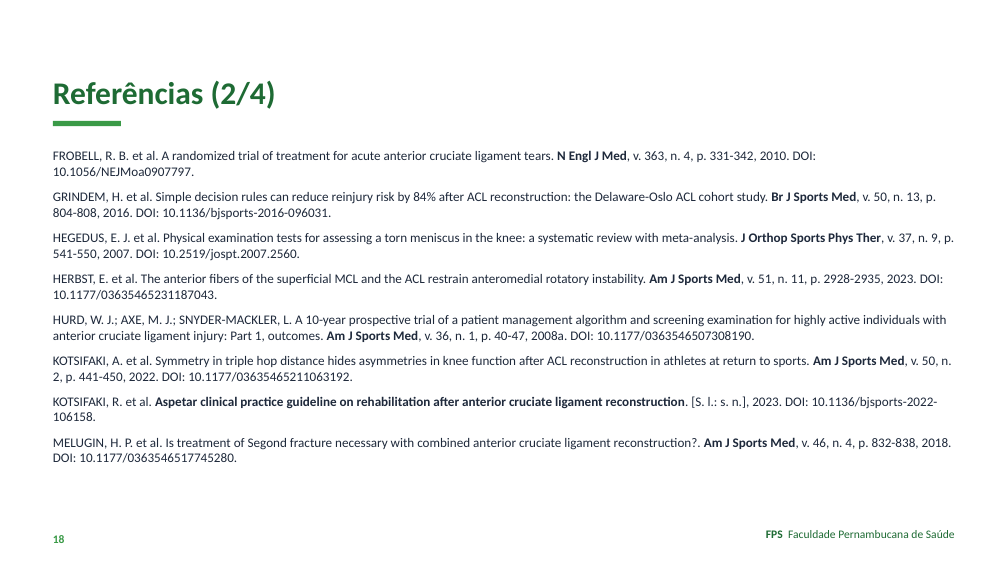
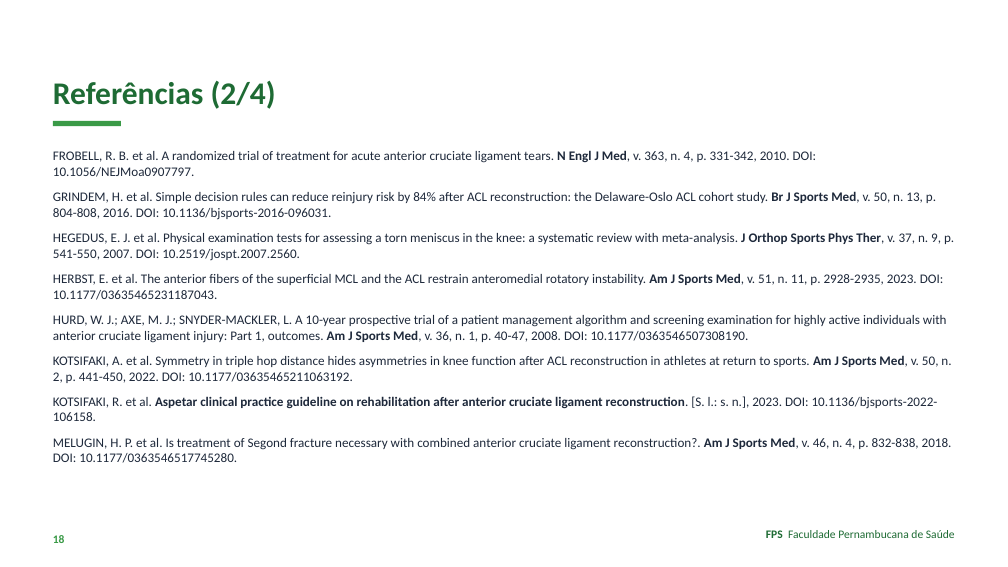
Before and after one commit to Institutomoraisandrade/CRM, a slide deck: slide 18 of trabalho-fps/trabalhos/2026-11-09-caso04-lca-lcm/apresentacao.pptx. Drawn at 1008x567 pixels with LibreOffice and Linux fonts; fonts in the diff are those of the drawing. Boxes give left, top, right and bottom in pixels: in the first picture for what was removed or moved away, otherwise in the second. Text is boxed around its words. In the diff, an @@ line names an element or a change of style, - is before the commit and + after.

```diff
--- a/trabalho-fps/trabalhos/2026-11-09-caso04-lca-lcm/apresentacao.pptx
+++ b/trabalho-fps/trabalhos/2026-11-09-caso04-lca-lcm/apresentacao.pptx
@@ text at (x1=53, y1=315, x2=947, y2=343): text changed @@
-HURD, W. J.; AXE, M. J.; SNYDER-MACKLER, L. A 10-year prospective trial of a patient management algorithm and screening examination for highly active individuals with anterior cruciate ligament injury: Part 1, outcomes. Am J Sports Med, v. 36, n. 1, p. 40-47, 2008a. DOI: 10.1177/0363546507308190.
+HURD, W. J.; AXE, M. J.; SNYDER-MACKLER, L. A 10-year prospective trial of a patient management algorithm and screening examination for highly active individuals with anterior cruciate ligament injury: Part 1, outcomes. Am J Sports Med, v. 36, n. 1, p. 40-47, 2008. DOI: 10.1177/0363546507308190.
```
Also in this commit, not shown: 1 other slide changed, 2 other files.
